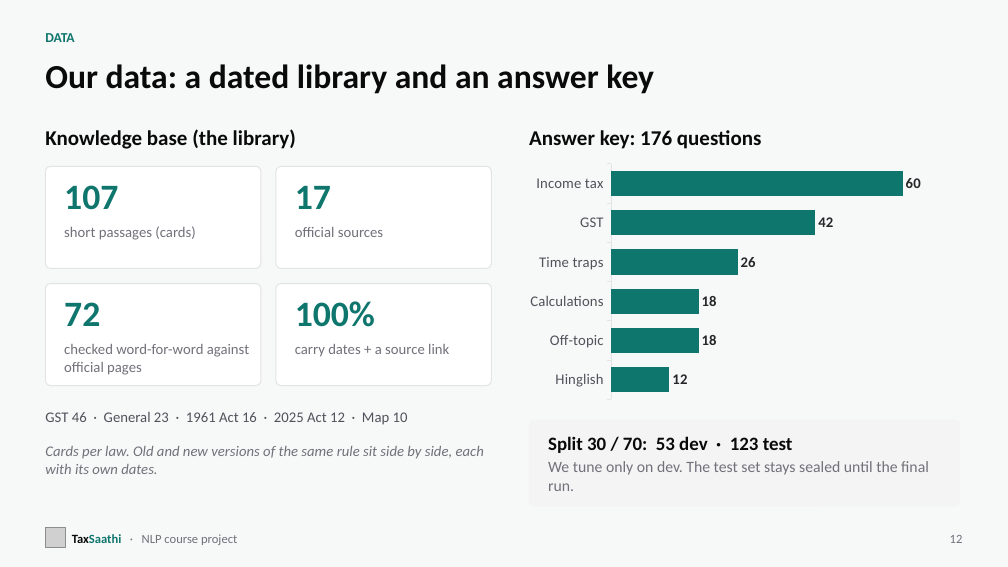
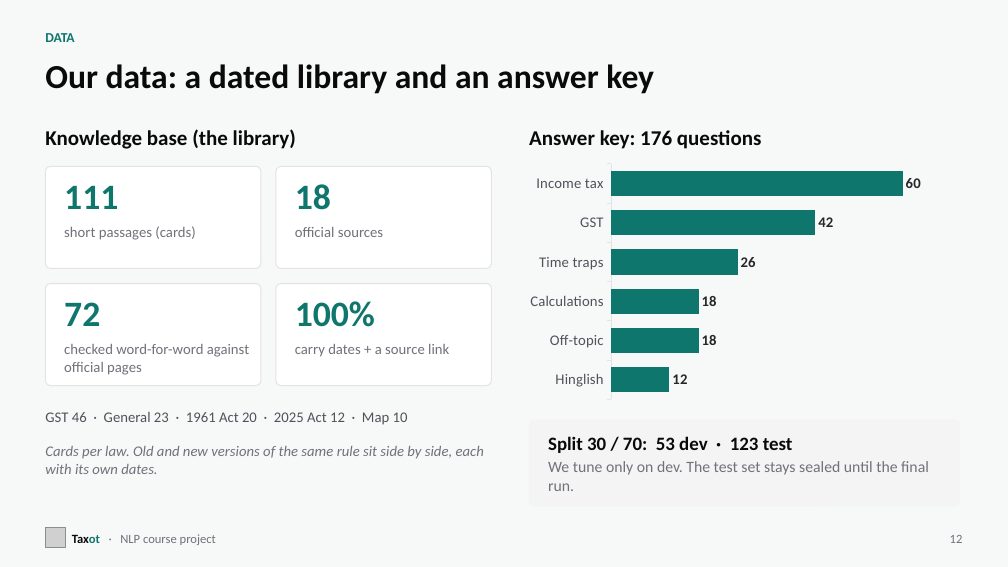
Before and after one commit to HulkInTherapy/taxsaathi, a slide deck: slide 12 of presentation/Taxot.pptx. Drawn at 1008x567 pixels with LibreOffice and Linux fonts; fonts in the diff are those of the drawing; grey boxes stand for pictures. Boxes give left, top, right and bottom in pixels: in the first picture for what was removed or moved away, otherwise in the second. Text is boxed around its words. In the diff, an @@ line names an element or a change of style, - is before the commit and + after.

```diff
--- a/presentation/Taxot.pptx
+++ b/presentation/Taxot.pptx
@@ text at [64,185,118,209]: text changed @@
-107
+111
@@ text at [295,184,331,210]: text changed @@
-17
+18
@@ text at [45,412,408,425]: text changed @@
-GST 46 · General 23 · 1961 Act 16 · 2025 Act 12 · Map 10
+GST 46 · General 23 · 1961 Act 20 · 2025 Act 12 · Map 10
@@ text at [72,534,216,545]: text changed @@
-TaxSaathi · NLP course project
+Taxot · NLP course project
```
Also in this commit, not shown: 22 other slides changed, 4 slides added, 10 other files.
